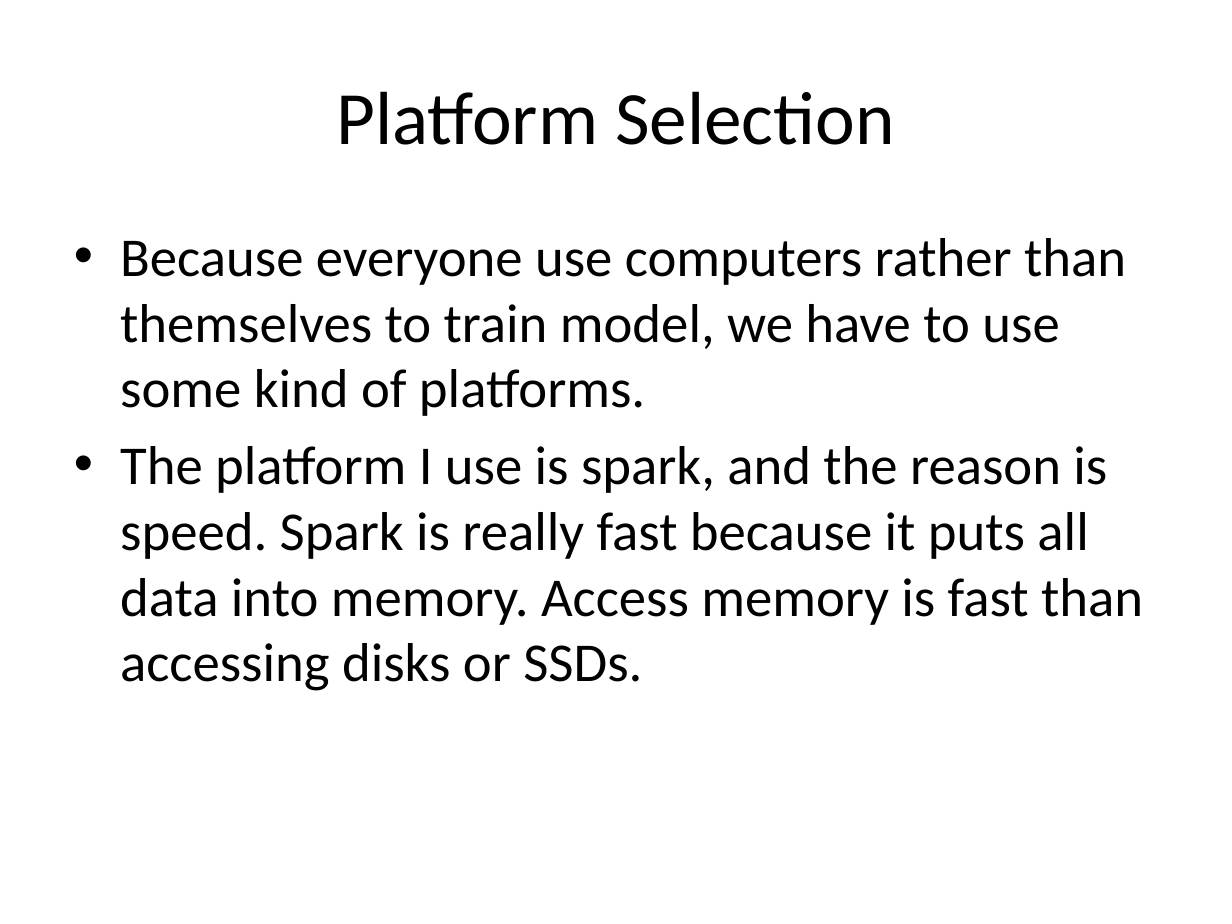
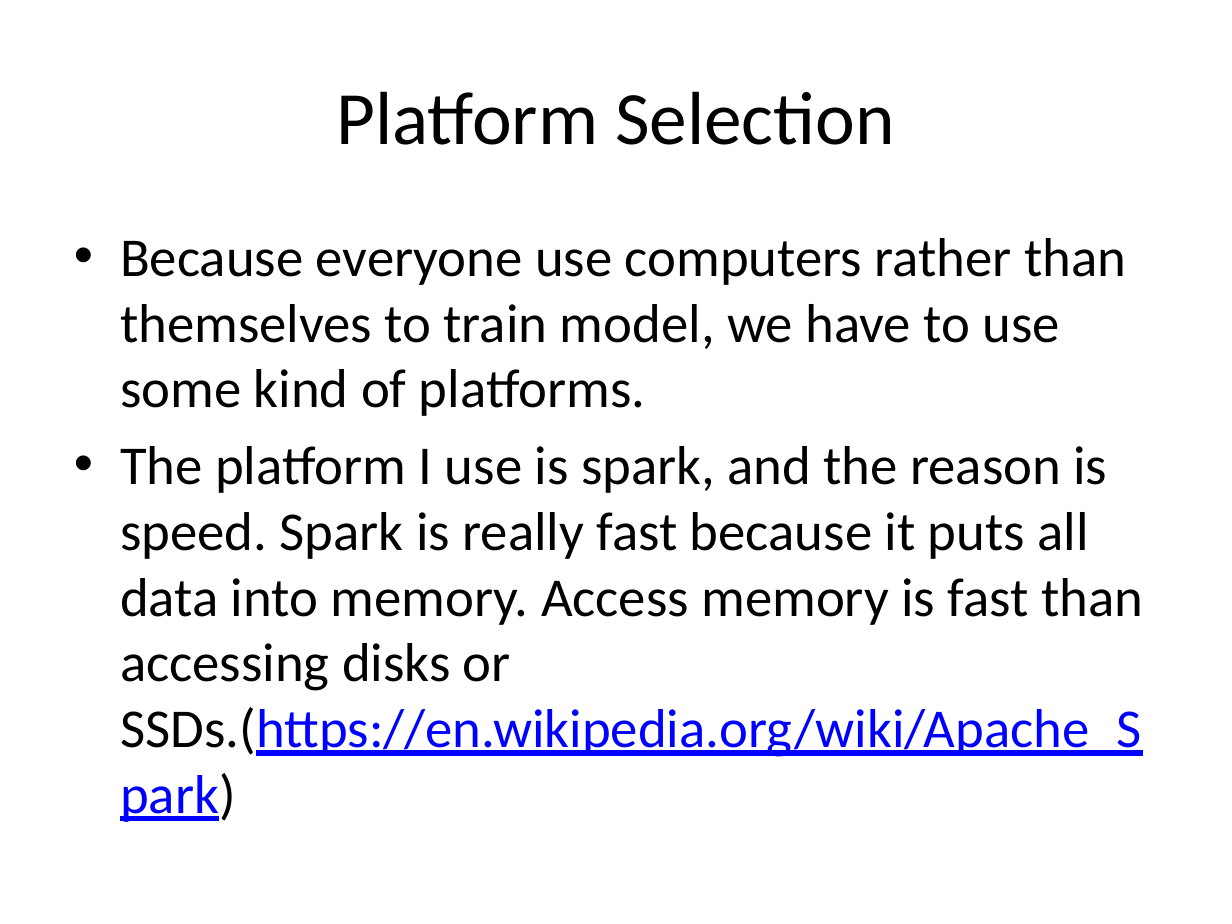
Before and after one commit to amaliujia/Foreign-Exchange, a slide deck: slide 6 of src/HW7/NonTechnical_Audience_Presentation.pptx (slide 5 before the commit). Drawn at 1232x924 pixels with LibreOffice and Linux fonts; fonts in the diff are those of the drawing. Boxes give left, top, right and bottom in pixels: in the first picture for what was removed or moved away, otherwise in the second. Text is boxed around its words. In the diff, an @@ line names an element or a change of style, - is before the commit and + after.

```diff
--- a/src/HW7/NonTechnical_Audience_Presentation.pptx
+++ b/src/HW7/NonTechnical_Audience_Presentation.pptx
@@ text at (x1=120, y1=446, x2=1143, y2=757): text changed @@
-• The platform I use is spark, and the reason is speed. Spark is really fast because it puts all data into memory. Access memory is fast than accessing disks or SSDs.
+• The platform I use is spark, and the reason is speed. Spark is really fast because it puts all data into memory. Access memory is fast than accessing disks or SSDs.(https://en.wikipedia.org/wiki/Apache_Spark)
```
Also in this commit, not shown: 2 other slides changed, 1 slide added.
